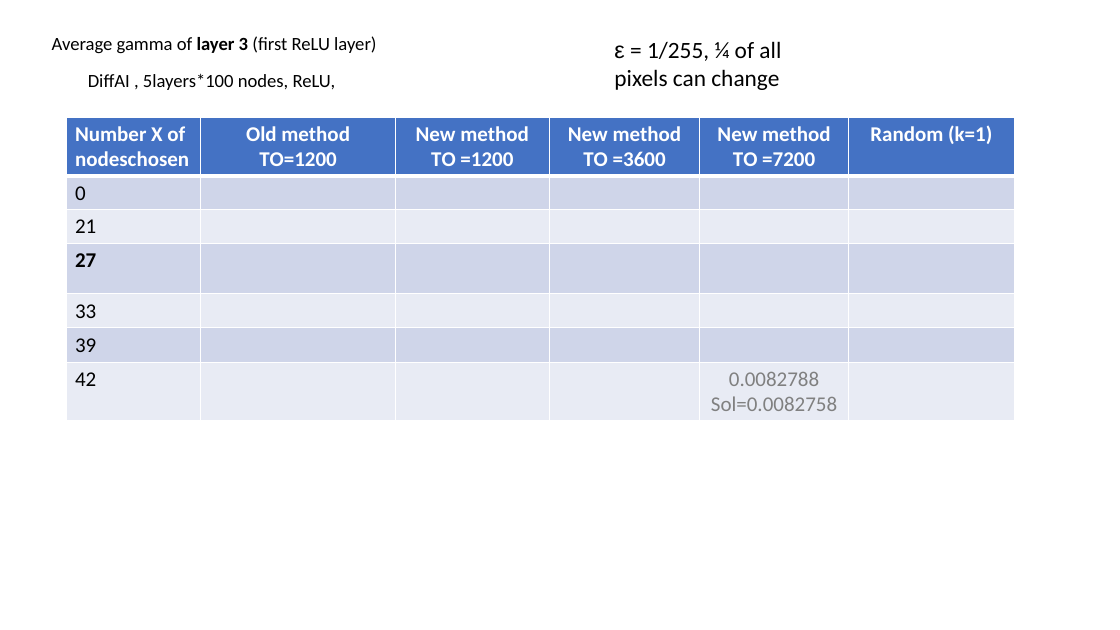
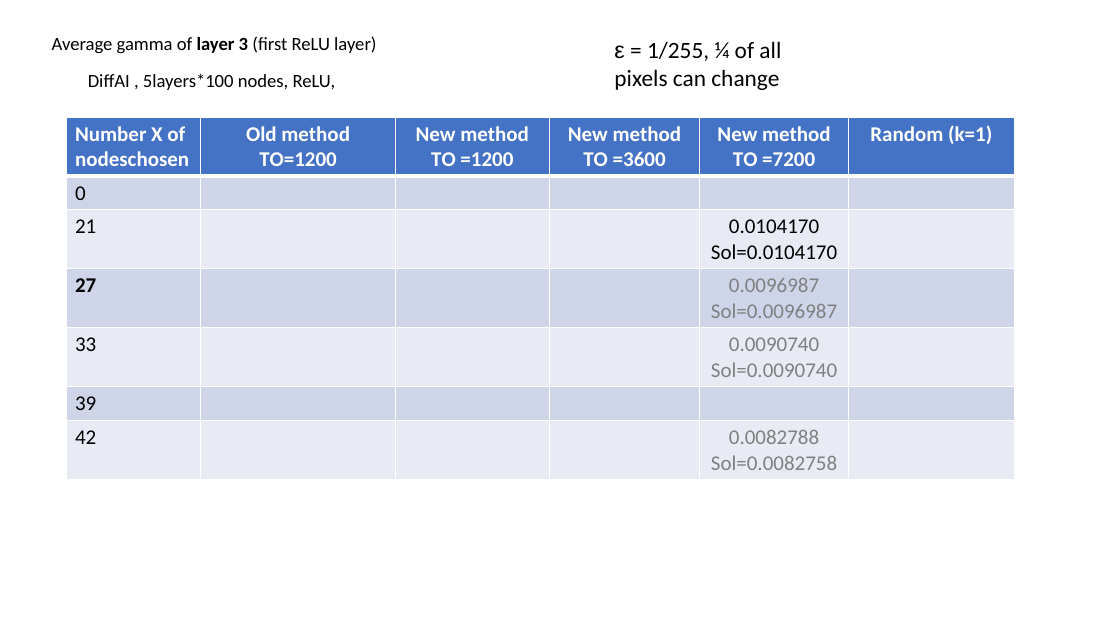
Before and after one commit to blaisegenest/vericompensate, a slide deck: slide 22 of lipschitz/Liptscitz.pptx. Drawn at 1120x630 pixels with LibreOffice and Linux fonts; fonts in the diff are those of the drawing. Boxes give left, top, right and bottom in pixels: in the first picture for what was removed or moved away, otherwise in the second. Text is boxed around its words. In the diff, an @@ line names an element or a change of style, - is before the commit and + after.

Commit message:
update table

```diff
--- a/lipschitz/Liptscitz.pptx
+++ b/lipschitz/Liptscitz.pptx
@@ table at bbox=[66, 117, 1015, 479] @@
-row 3, column 5: 
+row 3, column 5: 0.0104170 / Sol=0.0104170
-row 4, column 5: 
+row 4, column 5: 0.0096987 / Sol=0.0096987
-row 5, column 5: 
+row 5, column 5: 0.0090740 / Sol=0.0090740
```
